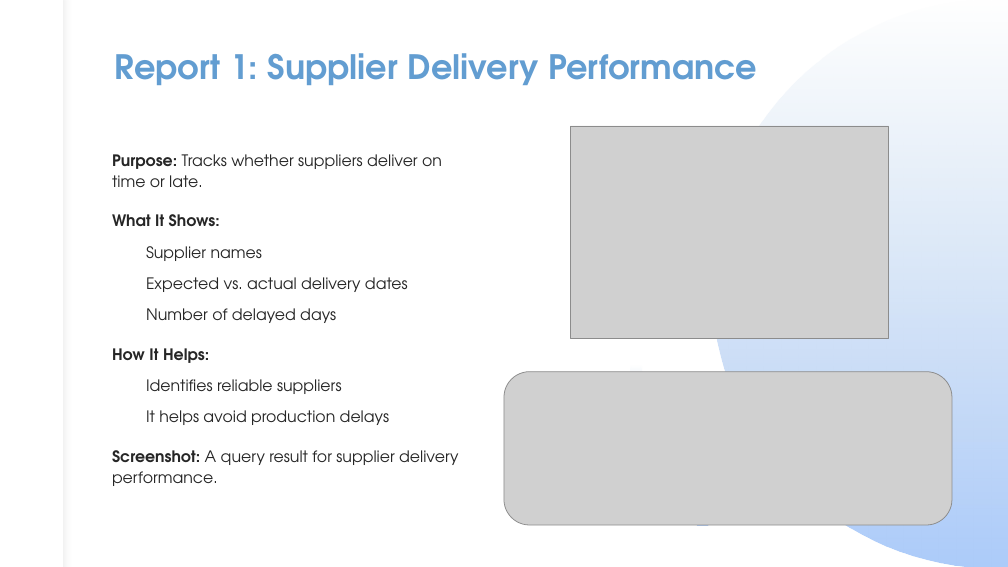
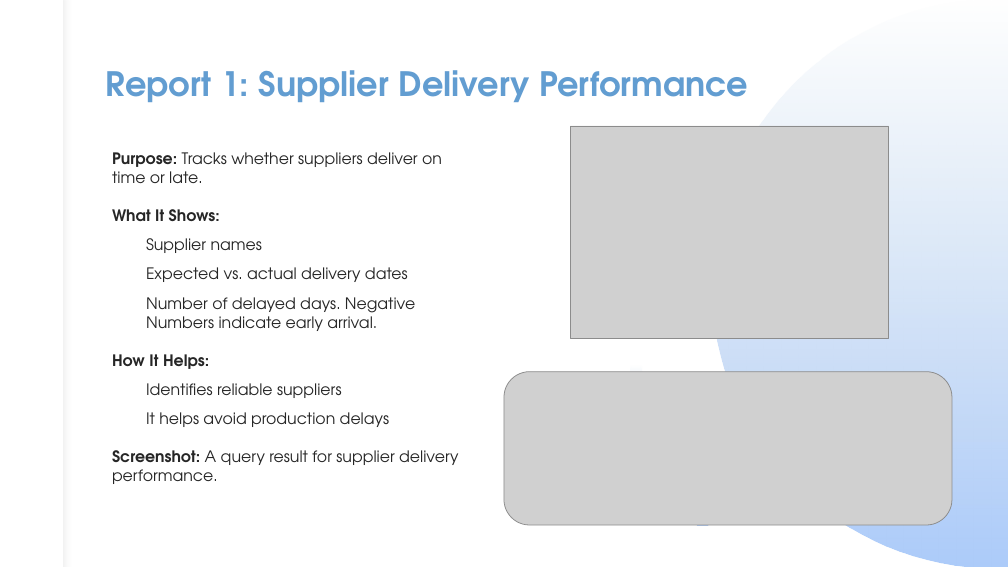
Before and after one commit to adstiles85/CSD-310, a slide deck: slide 5 of Group Project/Willson_BacchusWinery_Milestone4.pptx. Drawn at 1008x567 pixels with LibreOffice and Linux fonts; fonts in the diff are those of the drawing; grey boxes stand for pictures. Boxes give left, top, right and bottom in pixels: in the first picture for what was removed or moved away, otherwise in the second. Text is boxed around its words. In the diff, an @@ line names an element or a change of style, - is before the commit and + after.

```diff
--- a/Group Project/Willson_BacchusWinery_Milestone4.pptx
+++ b/Group Project/Willson_BacchusWinery_Milestone4.pptx
@@ title "Report 1: Supplier Delivery Performance": place and size @@
-title "Report 1: Supplier Delivery Performance" at [115, 53, 757, 85]
+title "Report 1: Supplier Delivery Performance" at [106, 70, 748, 102]
@@ text at [112, 152, 459, 484]: line spacing 1.1 to 1 @@
@@ text at [146, 297, 415, 331]: text changed @@
-  Number of delayed days
+  Number of delayed days. Negative Numbers indicate early arrival.
```
Also in this commit, not shown: 3 other slides changed, 1 other file.
